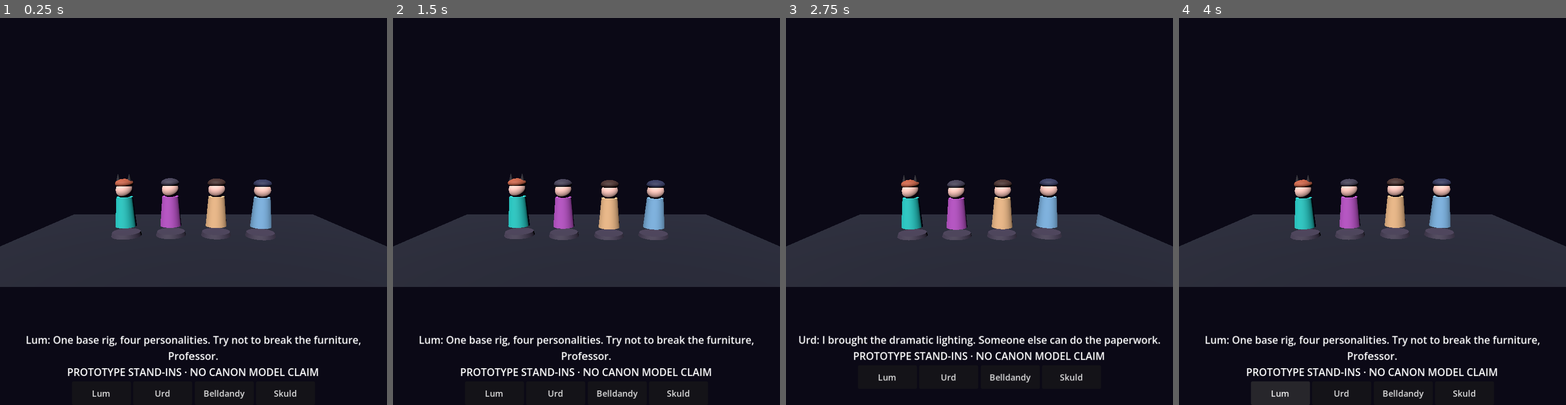
Above: before the commit, frames 1-4 (left to right).
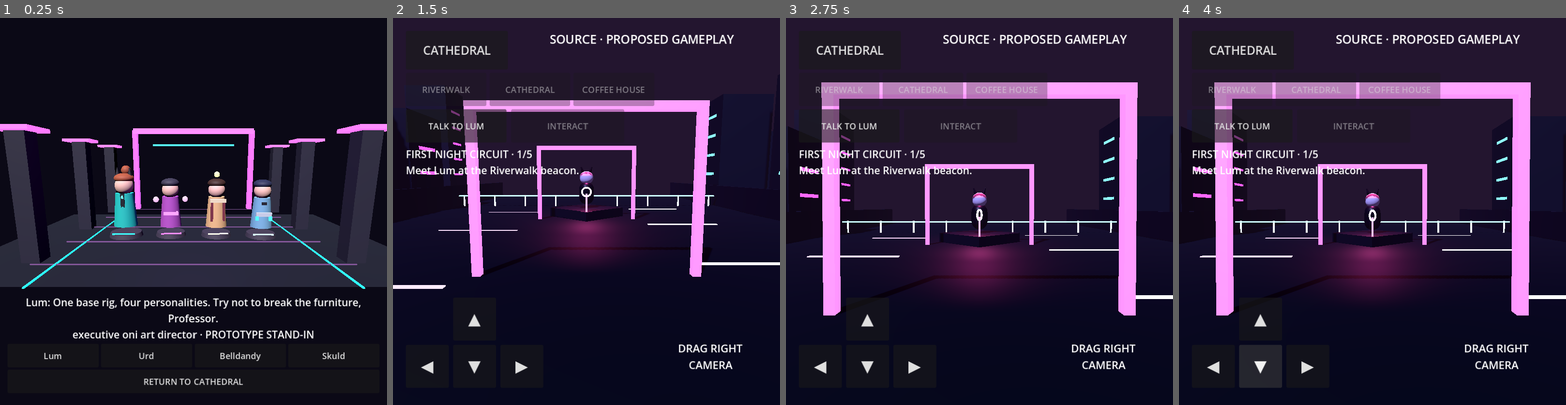
Above: after the commit, the same moments.

Repository: eggie-admin/LuHm-OS
Game: Godot game, scene res://scenes/GoddessRehearsal.tscn
Same seed, same stepped clock (60 frames per second), same inputs: the game is played once before the commit and once after it. This scene is started directly instead of the project's main scene.
Inputs (mouse positions are in pixels of both pictures, inside the frame that each line leads up to):
- Up to frame 1 (0.25 s): no input
- Up to frame 2 (1.5 s): click (586, 381) at 0.5 s, where only the run after the commit has a clickable "RETURN TO CATHEDRAL"; click (586, 176) at 1.25 s, where only the run after the commit has a clickable "ENTER NEON RIVERWALK"
- Up to frame 3 (2.75 s): tap Enter (ui_accept) at 2, 2.27 s; move the mouse to (1064, 192) at 2.02 s; hold Right (ui_right) from 2.03 s (still down); click (1064, 192) at 2.17 s
- Up to frame 4 (4 s): release Right (ui_right) at 2.75 s; drag from (1295, 230) to (1353, 288) at 2.77 s; click (1279, 377) at 3.5 s, where only the run before the commit has a clickable "Lum"

The runs differ from the first frame. In frame 1, 14% of the frame differs, in the area x 0-100%, y 27-99%; in frame 2, 50%; in frame 3, 57%; in frame 4, 58%, in the area x 0-100%, y 0-100%.

Commit message:
Build neon Goddess Cathedral stage with differentiated stand-ins and mobile controls (#229)
* Give Goddess rehearsal a safe return-to-Cathedral control

* Build neon-lit procedural cathedral stage without external art

* Differentiate goddess silhouettes and respond to selection with spotlight scale

* Make Goddesses touch selector responsive and show canon roles

Diff:
--- a/scripts/game/goddessRehearsal.gd
+++ b/scripts/game/goddessRehearsal.gd
@@ -13,6 +13,9 @@
 var message: Label
 var active_index := 0
 var elapsed := 0.0
+var _hud_column: VBoxContainer
+var _selector_grid: GridContainer
+var _canon_roles: Dictionary = {}
 
 func _ready() -> void:
     var file := FileAccess.open(CANON_PATH, FileAccess.READ)
@@ -28,6 +31,8 @@
         if not characters.has(id):
             push_error("Missing canonical character: " + id)
             return
+    for id in IDS:
+        _canon_roles[id] = str((characters[id] as Dictionary).get("role", "Goddess"))
     _build_stage()
     for i in IDS.size():
         _build_actor(i)
@@ -57,18 +62,47 @@
     environment.environment = env
     add_child(environment)
 
-func _material(color: Color) -> StandardMaterial3D:
+    # Lightweight neon stage geometry. No mod assets, images, or remote downloads.
+    for x in [-5.6, 5.6]:
+        for z in [-6.0, -1.5, 3.0]:
+            _box(self, Vector3(x, 2.2, z), Vector3(0.65, 4.4, 0.65), Color("#252238"))
+            _box(self, Vector3(x, 4.45, z), Vector3(1.25, 0.14, 1.25), Color("#ac47d4"), true)
+    _box(self, Vector3(-4.1, 2.8, -7.0), Vector3(0.34, 5.6, 0.4), Color("#883dcb"), true)
+    _box(self, Vector3(4.1, 2.8, -7.0), Vector3(0.34, 5.6, 0.4), Color("#883dcb"), true)
+    _box(self, Vector3(0, 5.55, -7.0), Vector3(8.4, 0.35, 0.4), Color("#b248e1"), true)
+    _box(self, Vector3(0, 4.6, -7.15), Vector3(5.8, 0.10, 0.15), Color("#28b7d6"), true)
+    for z in [-6.5, -4.0, -1.5, 1.0, 3.5]:
+        _box(self, Vector3(0, 0.035, z), Vector3(11.0, 0.04, 0.045), Color("#40284b"), true)
+    for x in [-4.65, 4.65]:
+        _box(self, Vector3(x, 0.04, -0.6), Vector3(0.055, 0.045, 11.5), Color("#16b7c7"), true)
+    var stage_light := OmniLight3D.new()
+    stage_light.position = Vector3(0, 4.5, 3.0)
+    stage_light.light_color = Color("#b66aff")
+    stage_light.light_energy = 1.2
+    stage_light.omni_range = 12.0
+    add_child(stage_light)
+
+func _material(color: Color, glow: bool = false) -> StandardMaterial3D:
     var material := StandardMaterial3D.new()
     material.albedo_color = color
-    material.roughness = 0.75
+    material.roughness = 0.68
+    if glow:
+        material.emission_enabled = true
+        material.emission = color
+        material.emission_energy_multiplier = 1.7
     return material
 
-func _part(parent: Node3D, shape: Mesh, pos: Vector3, color: Color) -> void:
+func _part(parent: Node3D, shape: Mesh, pos: Vector3, color: Color, glow: bool = false) -> void:
     var node := MeshInstance3D.new()
     node.mesh = shape
     node.position = pos
-    node.material_override = _material(color)
+    node.material_override = _material(color, glow)
     parent.add_child(node)
+
+func _box(parent: Node3D, pos: Vector3, size: Vector3, color: Color, glow: bool = false) -> void:
+    var mesh := BoxMesh.new()
+    mesh.size = size
+    _part(parent, mesh, pos, color, glow)
 
 func _build_actor(i: int) -> void:
     var actor := Node3D.new()
@@ -101,37 +135,92 @@
     pedestal.bottom_radius = 0.7
     pedestal.height = 0.18
     _part(actor, pedestal, Vector3(0, 0.1, 0), Color("#383045"))
+    _box(actor, Vector3(0, 0.21, 0.50), Vector3(0.92, 0.05, 0.08), COLORS[i], true)
+
+    # Four unmistakably different costumes and props, still procedural stand-ins.
+    match i:
+        0:
+            # Lum's auburn updo, oni horns, teal executive lapels.
+            var bun := SphereMesh.new()
+            bun.radius = 0.20
+            bun.height = 0.40
+            _part(actor, bun, Vector3(0.08, 2.75, -0.12), Color("#a34e35"))
+            _box(actor, Vector3(0, 1.55, 0.38), Vector3(0.16, 0.56, 0.07), Color("#111924"))
+            _box(actor, Vector3(0, 1.70, 0.43), Vector3(0.07, 0.12, 0.04), Color("#3de0cf"), true)
+        1:
+            # Urd's magenta thread charms and dramatic weave sash.
+            _box(actor, Vector3(0, 1.12, 0.44), Vector3(0.66, 0.14, 0.11), Color("#ff54b9"), true)
+            var thread_orb := SphereMesh.new()
+            thread_orb.radius = 0.13
+            thread_orb.height = 0.26
+            for x in [-0.65, 0.65]:
+                _part(actor, thread_orb, Vector3(x, 1.73, 0.30), Color("#b46dff"), true)
+        2:
+            # Belldandy's ivory mantle, oxblood ribbons, antique-gold crown.
+            _box(actor, Vector3(0, 1.68, 0.38), Vector3(0.72, 0.16, 0.12), Color("#e5d5b7"))
+            for x in [-0.27, 0.27]:
+                _box(actor, Vector3(x, 1.20, 0.37), Vector3(0.11, 0.88, 0.06), Color("#792d40"))
+            var gold := SphereMesh.new()
+            gold.radius = 0.13
+            gold.height = 0.26
+            _part(actor, gold, Vector3(0, 2.83, 0), Color("#bfa069"), true)
+        3:
+            # Adult Skuld's hardware belt, tool charms and chrome accents.
+            _box(actor, Vector3(0, 1.13, 0.43), Vector3(0.70, 0.17, 0.12), Color("#bec4d8"))
+            for x in [-0.30, 0.30]:
+                _box(actor, Vector3(x, 0.95, 0.45), Vector3(0.14, 0.20, 0.09), Color("#29c8d7"), true)
+            _box(actor, Vector3(0, 1.60, 0.39), Vector3(0.22, 0.12, 0.08), Color("#151627"))
 
 func _build_hud() -> void:
     var canvas := CanvasLayer.new()
     add_child(canvas)
     var column := VBoxContainer.new()
     column.set_anchors_and_offsets_preset(Control.PRESET_BOTTOM_WIDE)
-    column.offset_top = -135
+    column.offset_top = -205
     column.offset_bottom = -12
-    column.offset_left = 20
-    column.offset_right = -20
+    column.offset_left = 14
+    column.offset_right = -14
     canvas.add_child(column)
+    _hud_column = column
     message = Label.new()
     message.horizontal_alignment = HORIZONTAL_ALIGNMENT_CENTER
     message.autowrap_mode = TextServer.AUTOWRAP_WORD_SMART
     message.add_theme_font_size_override("font_size", 19)
     column.add_child(message)
-    var row := HBoxContainer.new()
-    row.alignment = BoxContainer.ALIGNMENT_CENTER
+    var row := GridContainer.new()
+    row.name = "GoddessSelector"
+    row.size_flags_horizontal = Control.SIZE_EXPAND_FILL
     column.add_child(row)
+    _selector_grid = row
     for i in IDS.size():
         var index := i
         var button := Button.new()
         button.text = IDS[i].capitalize()
         button.custom_minimum_size = Vector2(110, 44)
+        button.size_flags_horizontal = Control.SIZE_EXPAND_FILL
         button.pressed.connect(func(): _select(index))
         row.add_child(button)
+    var back := Button.new()
+    back.text = "RETURN TO CATHEDRAL"
+    back.custom_minimum_size = Vector2(0, 44)
+    back.pressed.connect(func(): get_tree().change_scene_to_file("res://scenes/Main.tscn"))
+    column.add_child(back)
+    get_viewport().size_changed.connect(_refresh_hud_layout)
+    _refresh_hud_layout()
+
+func _refresh_hud_layout() -> void:
+    if _hud_column == null or _selector_grid == null:
+        return
+    var portrait := get_viewport().get_visible_rect().size.x < 630.0
+    _selector_grid.columns = 2 if portrait else 4
+    _hud_column.offset_top = -265 if portrait else -205
 
 func _select(i: int) -> void:
     active_index = i
+    for index in actor_roots.size():
+        actor_roots[index].scale = Vector3.ONE * (1.10 if index == i else 1.0)
     if message != null:
-        message.text = LINES[i] + "\nPROTOTYPE STAND-INS · NO CANON MODEL CLAIM"
+        message.text = LINES[i] + "\n" + str(_canon_roles.get(IDS[i], "Goddess")) + " · PROTOTYPE STAND-IN"
 
 func _process(delta: float) -> void:
     elapsed += delta
